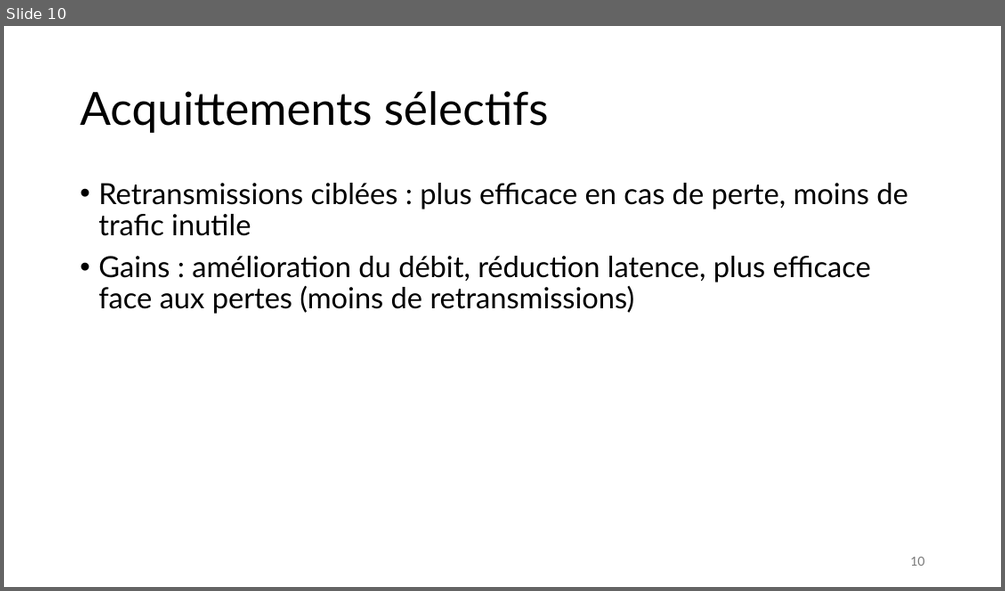
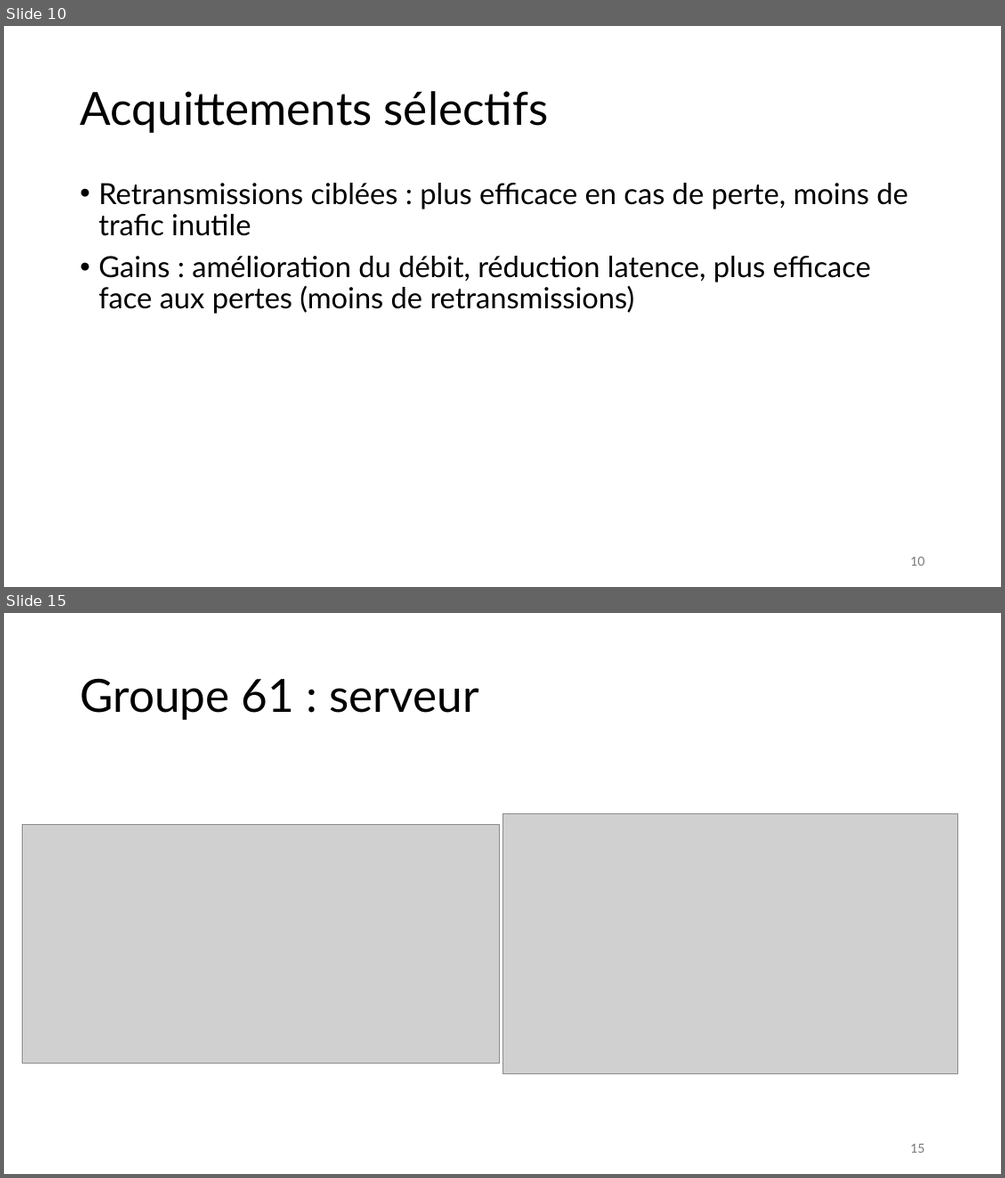
Before and after one commit to Tidyresonnance8/projet1_C-sarBortoluzzi_IsaacYamdjieu_AbdouMbengue, a slide deck: Rapport_projet_SRTP.pptx. Shown one above the other, each under a label of ours: slide 10 before the commit, slides 10 and 15 after it; the slides between them are not shown. The pictures are 1005x591 and 1005x1178 pixels, drawn with LibreOffice and Linux fonts; fonts in the diff are those of the drawing; grey boxes stand for pictures. Boxes give left, top, right and bottom in pixels: in the first picture for what was removed or moved away, otherwise in the second. Text is boxed around its words. In the diff, an @@ line names an element or a change of style, - is before the commit and + after.

```diff
--- a/Rapport_projet_SRTP.pptx
+++ b/Rapport_projet_SRTP.pptx
@@ slide 15 added at <box>4,613,1001,1174</box>, background #FFFFFF @@
@@ title added at <box>80,678,478,720</box>, 44 pt, text #000000 @@
+Groupe 61 : serveur
@@ picture added at <box>22,824,499,1062</box> @@
@@ picture added at <box>502,813,958,1074</box> @@
@@ page number added at <box>910,1143,924,1152</box>, 12 pt, text #797979 @@
+15
```
Also in this commit, not shown: 4 other slides added.
